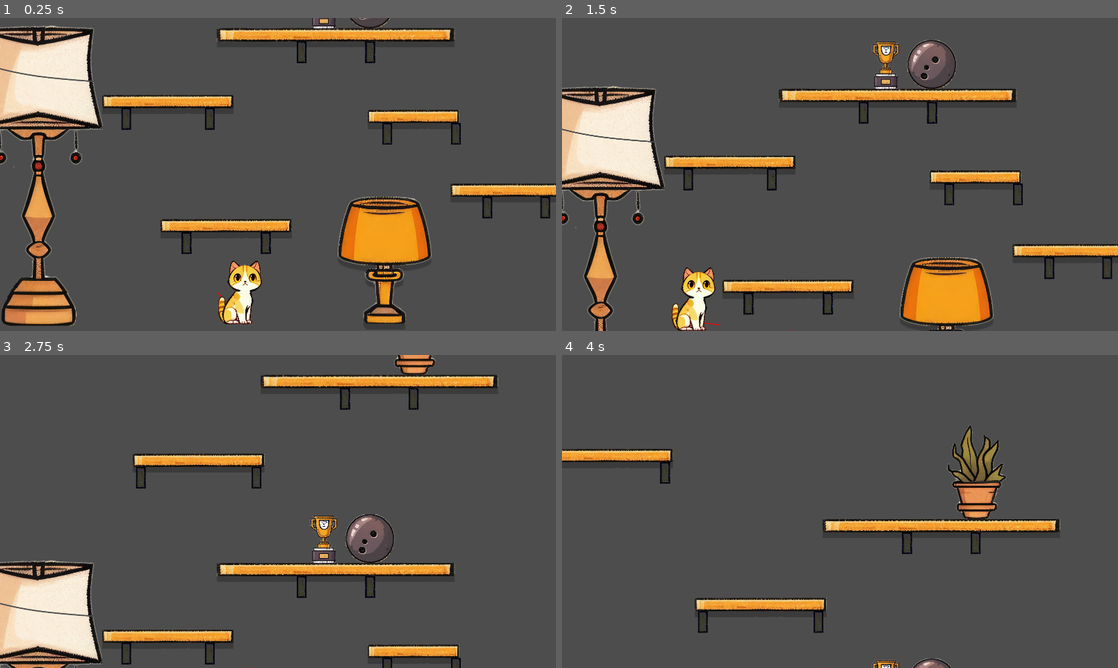
Above: before the commit, frames 1-4 (two rows, left to right).
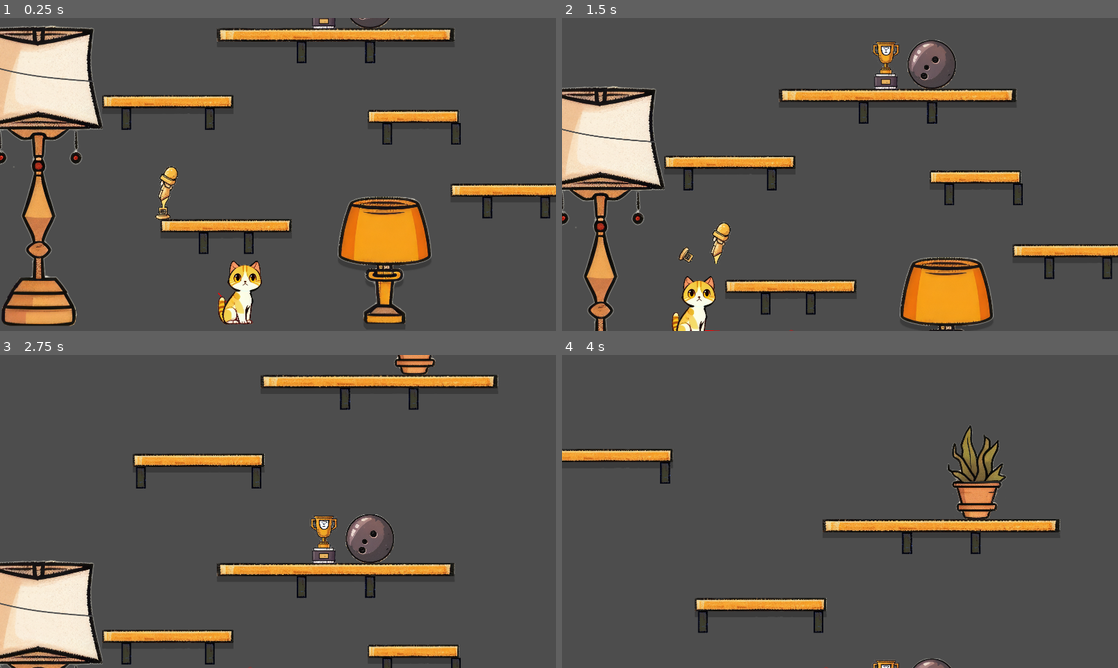
Above: after the commit, the same moments.

Repository: leogeier/ggj24-lasercats
Game: Godot game, scene res://leon.tscn
Two runs of this game, one before a commit and one after it. Both use one fixed random seed, a clock stepped at 60 frames per second and the inputs below. This scene is started directly instead of the project's main scene. The engine's default icon, where the game draws it, is replaced by a stand-in: a white triangle on a blue panel in a dark square.
Inputs (mouse positions are in pixels of both pictures, inside the frame that each line leads up to):
- Up to frame 1 (0.25 s): no input
- Up to frame 2 (1.5 s): tap Enter at 0.5 s; move the mouse to (867, 174) at 0.52 s; hold Up (ui_up) from 0.53 s (still down); move the mouse to (812, 174) at 1.27 s
- Up to frame 3 (2.75 s): keep holding Up (ui_up); move the mouse to (289, 505) at 2.02 s
- Up to frame 4 (4 s): keep holding Up (ui_up); move the mouse to (834, 517) at 2.77 s; move the mouse to (878, 514) at 3.52 s

The runs differ from the first frame. In frame 1, 0.7% of the frame differs, in the area x 27-51%, y 47-76%; in frame 2, 2.0%, in the area x 19-53%, y 65-100%; in frame 3, less than 0.1%; in frame 4, nothing differs.

Commit message:
More breakable stuff

Diff:
--- a/game/leon.tscn
+++ b/game/leon.tscn
@@ -10,6 +10,7 @@
 [ext_resource type="PackedScene" uid="uid://casjp0djtvre" path="res://scenes/obstacles/lamp.tscn" id="8_1q4a7"]
 [ext_resource type="PackedScene" uid="uid://br58ke2lsx3vo" path="res://scenes/obstacles/trophy.tscn" id="9_cibi5"]
 [ext_resource type="PackedScene" uid="uid://dqdsvcpprwbaa" path="res://scenes/obstacles/vase1.tscn" id="10_0jajy"]
+[ext_resource type="PackedScene" uid="uid://doxdk084ismlb" path="res://scenes/obstacles/trophy_breakable.tscn" id="11_qdtuf"]
 
 [sub_resource type="WorldBoundaryShape2D" id="WorldBoundaryShape2D_0688f"]
 
@@ -32,7 +33,7 @@
 
 [node name="Shelf2" parent="." instance=ExtResource("4_x3774")]
 position = Vector2(845, 721)
-peg_distance = 136.914
+peg_distance = 77.539
 
 [node name="Shelf3" parent="." instance=ExtResource("4_x3774")]
 position = Vector2(1847, 598)
@@ -83,3 +84,6 @@
 
 [node name="Camera" parent="." instance=ExtResource("3_a537d")]
 position = Vector2(1024, 544)
+
+[node name="TrophyBreakable" parent="." instance=ExtResource("11_qdtuf")]
+position = Vector2(628, 641)
--- a/game/scenes/obstacles/BreakableJoint.gd
+++ b/game/scenes/obstacles/BreakableJoint.gd
@@ -7,8 +7,9 @@
 	get_node(self.node_b).body_entered.connect(_on_impact)
 
 func _on_impact(body: Node):
-	print(body.get_groups())
 	if body.is_in_group("cat"):
+		get_node(self.node_a).set_deferred("lock_rotation", false)
+		get_node(self.node_b).set_deferred("lock_rotation", false)
 		self.queue_free()
 
 
--- a/game/scenes/obstacles/bowling_ball2.tscn
+++ b/game/scenes/obstacles/bowling_ball2.tscn
@@ -1,7 +1,6 @@
 [gd_scene load_steps=3 format=3 uid="uid://61wq3reh2jyc"]
 
 [ext_resource type="Texture2D" uid="uid://b7u7ha2jvxtqw" path="res://scenes/assets/sports/sportitem1.png" id="1_al76n"]
-
 
 [sub_resource type="CircleShape2D" id="CircleShape2D_twjdo"]
 radius = 92.0489
--- a/game/scenes/obstacles/standing_lamp.tscn
+++ b/game/scenes/obstacles/standing_lamp.tscn
@@ -17,7 +17,8 @@
 [node name="StandingLamp" type="RigidBody2D"]
 collision_layer = 5
 collision_mask = 5
-mass = 30.0
+mass = 20.0
+center_of_mass_mode = 1
 
 [node name="Sprite2D" type="Sprite2D" parent="."]
 position = Vector2(0, -433.75)
--- /dev/null
+++ b/game/scenes/obstacles/trophy_breakable.tscn
@@ -0,0 +1,61 @@
+[gd_scene load_steps=6 format=3 uid="uid://doxdk084ismlb"]
+
+[ext_resource type="Texture2D" uid="uid://bh63337ijyh1v" path="res://scenes/assets/breakablebobjects/sportsitem5-base.png" id="1_psmrx"]
+[ext_resource type="Texture2D" uid="uid://clb2erurwgpyu" path="res://scenes/assets/breakablebobjects/sportsitem5-statue.png" id="2_xc84y"]
+[ext_resource type="Script" path="res://scenes/obstacles/BreakableJoint.gd" id="3_prepj"]
+
+[sub_resource type="RectangleShape2D" id="RectangleShape2D_sahff"]
+size = Vector2(49, 44)
+
+[sub_resource type="CapsuleShape2D" id="CapsuleShape2D_e54pk"]
+radius = 24.7368
+height = 127.199
+
+[node name="TrophyBreakable" type="Node2D"]
+
+[node name="base" type="RigidBody2D" parent="."]
+position = Vector2(-1, 28)
+collision_layer = 5
+collision_mask = 5
+mass = 0.3
+max_contacts_reported = 3
+contact_monitor = true
+
+[node name="Sportsitem5-base" type="Sprite2D" parent="base"]
+position = Vector2(0, 1.90735e-06)
+scale = Vector2(0.15, 0.15)
+texture = ExtResource("1_psmrx")
+
+[node name="CollisionShape2D" type="CollisionShape2D" parent="base"]
+position = Vector2(0.5, 0)
+shape = SubResource("RectangleShape2D_sahff")
+
+[node name="top" type="RigidBody2D" parent="."]
+collision_layer = 5
+collision_mask = 5
+mass = 0.6
+lock_rotation = true
+max_contacts_reported = 3
+contact_monitor = true
+
+[node name="Sportsitem5-statue" type="Sprite2D" parent="top"]
+position = Vector2(16, -67)
+scale = Vector2(0.15, 0.15)
+texture = ExtResource("2_xc84y")
+
+[node name="CollisionShape2D" type="CollisionShape2D" parent="top"]
+position = Vector2(16, -77)
+rotation = 0.291446
+shape = SubResource("CapsuleShape2D_e54pk")
+
+[node name="PinJoint2D" type="PinJoint2D" parent="."]
+position = Vector2(0, -5)
+node_a = NodePath("../top")
+node_b = NodePath("../base")
+bias = 0.066
+disable_collision = false
+softness = 1.25
+angular_limit_enabled = true
+angular_limit_lower = -0.0523599
+angular_limit_upper = 0.0523599
+script = ExtResource("3_prepj")
Not shown, added: game/Animations/Run-Cycle-Animation_0000_Layer-15.png.import
Not shown, added: game/Animations/Run-Cycle-Animation_0001_Layer-10.png.import
Not shown, added: game/Animations/Run-Cycle-Animation_0002_Layer-9-copy.png.import
Not shown, added: game/Animations/Run-Cycle-Animation_0003_Layer-17.png.import
Not shown, changed: game/Animations/Run-Cycle-Animation_0004_Layer-14.png.import
Not shown, added: game/Animations/Run-Cycle-Animation_0005_Layer-11.png.import
Not shown, added: game/Animations/Run-Cycle-Animation_0006_Layer-9.png.import
Not shown: 1 places in game/leon.tscn that only renumber resources
Renamed: game/scenes/assets/breakablebobjects/stortsitem5-base.png -> game/scenes/assets/breakablebobjects/sportsitem5-base.png
Not shown, added: game/scenes/assets/breakablebobjects/sportsitem5-base.png.import
